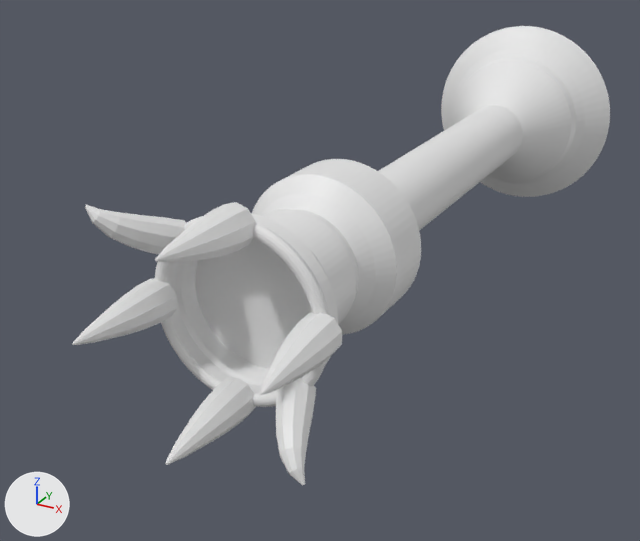
The OBJ model landstalker/data/proxies/brazier_60_3.obj, before and after one commit.
Before and after are seen from a 50 mm lens placed at (755.3, -189.7, 335.9), pointed at (724.1, -132.8, 307.5). Arrows for +X, +Y and +Z are at lower left; the lights stay in place. The first picture is the older version. Where no turn or scale is listed for an object, it has been applied to the vertices.

Names of what the first picture shows: 'brazier_60_3'.
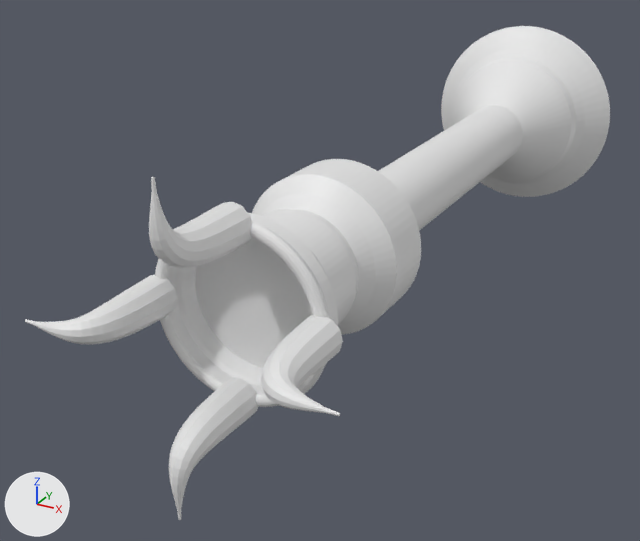
Changed parts and their boxes (x1, y1, x2, y2) in the pictures (640 x 541 px):
'brazier_60_3', reshaped (9% wider, 7% taller): before (72, 26, 610, 486); after (25, 26, 610, 520)
part 1 of me_brazier_60_3, rebuilt (21% taller): before (260, 312, 342, 395); after (261, 315, 343, 416)
part 2 of me_brazier_60_3, rebuilt (44% wider): before (72, 278, 178, 345); after (25, 275, 178, 345)
part 3 of me_brazier_60_3, rebuilt (62% taller): before (165, 378, 256, 465); after (169, 378, 258, 520)
part 4 of me_brazier_60_3, deleted: before (276, 378, 316, 486)
part 5 of me_brazier_60_3, reshaped: before (85, 202, 256, 263); after (149, 177, 252, 267)

Patch to the scene script:
```diff
--- a/landstalker/data/proxies/brazier_60_3.obj.py
+++ b/landstalker/data/proxies/brazier_60_3.obj.py
@@ me_brazier_60_3 @@
 # used by ob_brazier_60_3; location = (0.0, 0.0, 0.0)
-me_brazier_60_3.from_pydata(...)  # 2654 vertices, 2764 faces; spans x 719.8..738.2, y -158.7..-96.0, z 303.8..322.2
+me_brazier_60_3.from_pydata(...)  # 3066 vertices, 3168 faces; spans x 719.0..739.0, y -158.5..-96.0, z 303.0..323.0
+# me_brazier_60_3 part 1: the loose piece of 72 vertices spanning x 733.3..735.8, y -158.7..-151.7, z 311.9..314.5 is rebuilt with 206 vertices and now spans x 733.2..739.0, y -158.5..-151.7, z 311.7..314.3
+# me_brazier_60_3 part 2: the loose piece of 72 vertices spanning x 722.2..724.7, y -158.7..-151.7, z 311.5..314.1 is rebuilt with 206 vertices and now spans x 719.0..724.8, y -158.5..-151.7, z 311.7..314.3
+# me_brazier_60_3 part 3: the loose piece of 72 vertices spanning x 727.6..730.0, y -158.7..-151.7, z 306.1..308.8 is rebuilt with 206 vertices and now spans x 727.7..730.3, y -158.5..-151.7, z 303.0..308.8
+# me_brazier_60_3 part 4: the loose piece of 62 vertices spanning x 731.9..735.8, y -156.1..-151.1, z 306.2..310.1 is deleted
+# me_brazier_60_3 part 5
+# 73 vertices are removed from x 725.1..730.4, y -158.7..-151.7, z 316.9..319.9
+# 96 faces are deleted
+# 61 vertices move from x 722.2..726.1, y -156.1..-151.1, z 315.9..319.8 to x 728.4..729.6, y -158.5..-157.5, z 319.9..323.0
+# 126 vertices are added at x 727.7..730.3, y -158.4..-151.7, z 317.2..323.0
+# 7 new vertices lie (0.0, 0.9, 0.0) away from vertices in x 727.7..730.3, y -153.7, z 317.9..319.8
+# 7 new vertices lie (0.0, 0.7, 0.0) away from vertices in x 727.8..730.2, y -155.3..-155.2, z 318.6..319.8
+# 5 new vertices lie (0.0, 0.8, -0.1) away from vertices in x 728.0..730.0, y -155.4, z 317.5..318.1
+# 162 new faces join them
```
